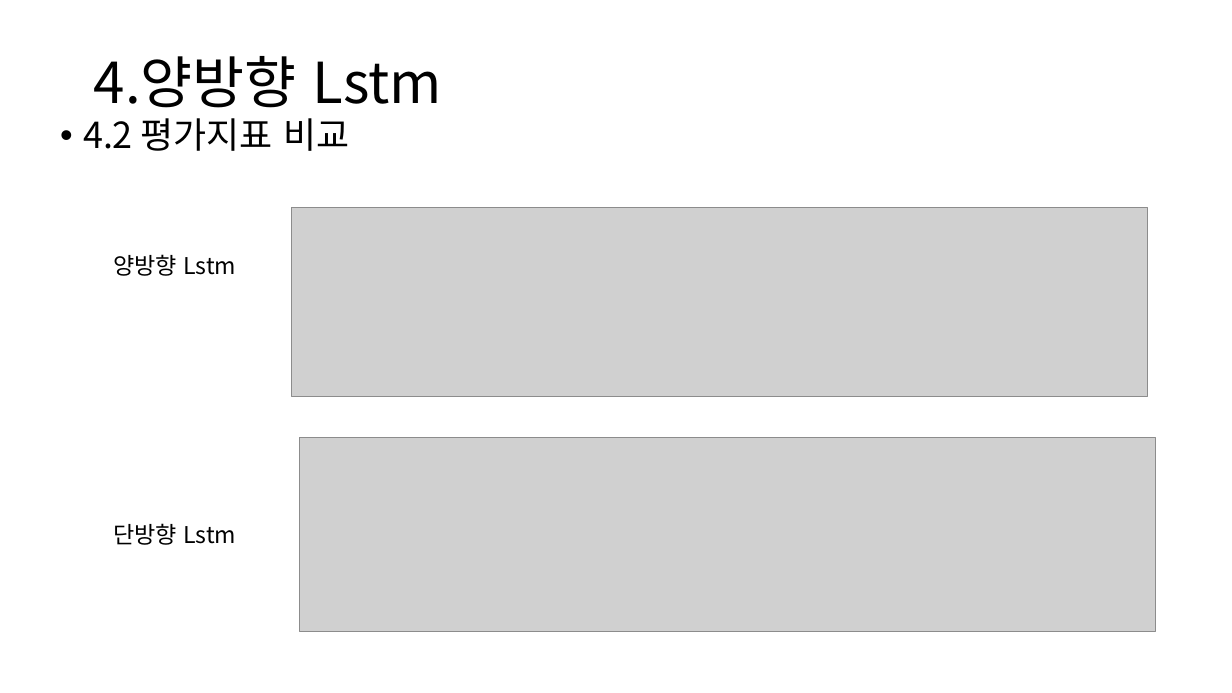
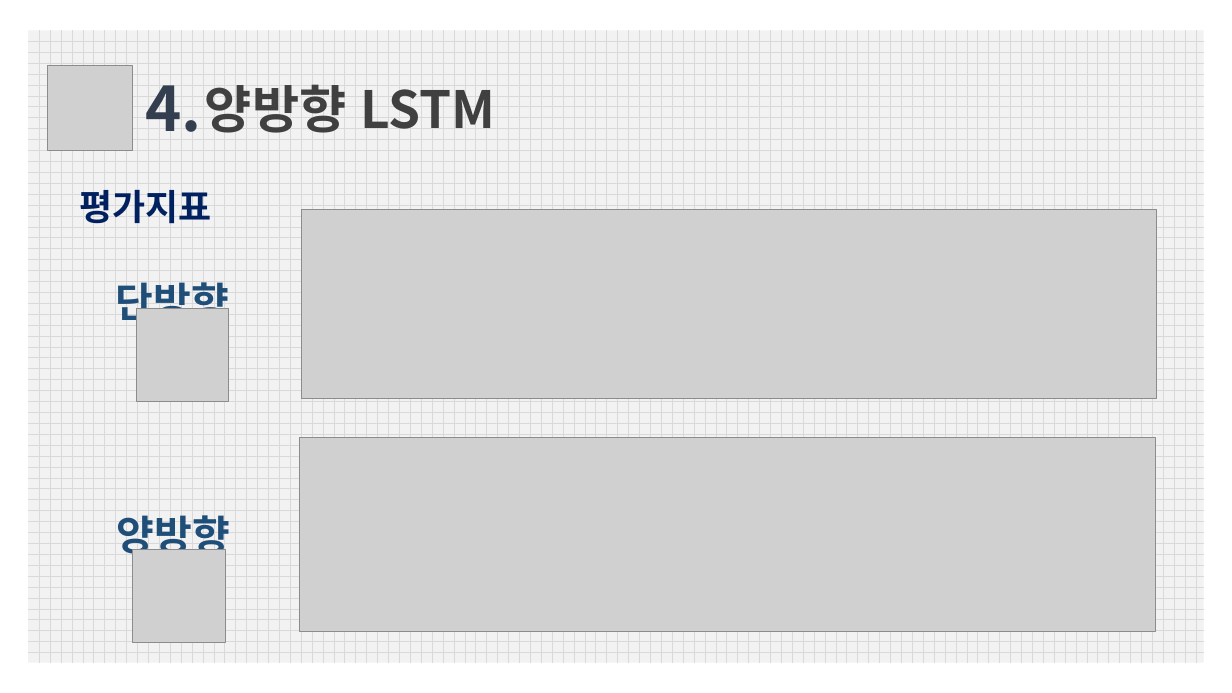
Before and after one commit to squirrelabbit/TIL, a slide deck: slide 27 of 퐈날프로젝트/경기도 부동산프로젝트.pptx (slide 28 before the commit). Drawn at 1232x693 pixels with LibreOffice and Linux fonts; fonts in the diff are those of the drawing; grey boxes stand for pictures. Boxes give left, top, right and bottom in pixels: in the first picture for what was removed or moved away, otherwise in the second. Text is boxed around its words. In the diff, an @@ line names an element or a change of style, - is before the commit and + after.

```diff
--- a/퐈날프로젝트/경기도 부동산프로젝트.pptx
+++ b/퐈날프로젝트/경기도 부동산프로젝트.pptx
@@ rectangle added at box(29, 30, 1204, 663), fill pattern #D9D9D9 on #F2F2F2 @@
@@ title removed at box(94, 56, 442, 108) @@
-4.양방향 Lstm
@@ picture added at box(47, 66, 133, 151) @@
@@ text added at box(145, 85, 201, 132), 48 pt, text #333F50, bold @@
+4.
@@ text at box(205, 84, 496, 133): text changed; size 18 to 40 pt; text colour #000000 to #404040; bold on @@
-양방향 Lstm
+양방향 LSTM
@@ text removed at box(83, 118, 349, 151) @@
-• 4.2 평가지표 비교
@@ text added at box(80, 189, 212, 224), 28 pt, text #002060, bold @@
+평가지표
@@ picture: place and size @@
-picture at box(292, 208, 1148, 396)
+picture at box(301, 210, 1157, 398)
@@ text added at box(116, 282, 229, 328), 32 pt, text #1F4E79, bold @@
+단방향
@@ picture added at box(136, 309, 228, 401) @@
@@ text at box(117, 515, 230, 561): text changed; size 18 to 32 pt; text colour #000000 to #1F4E79; bold on @@
-단방향 Lstm
+양방향
@@ picture added at box(133, 550, 226, 642) @@
```
Also in this commit, not shown: 16 other slides changed, 5 slides added, 7 slides removed, 14 other files.
